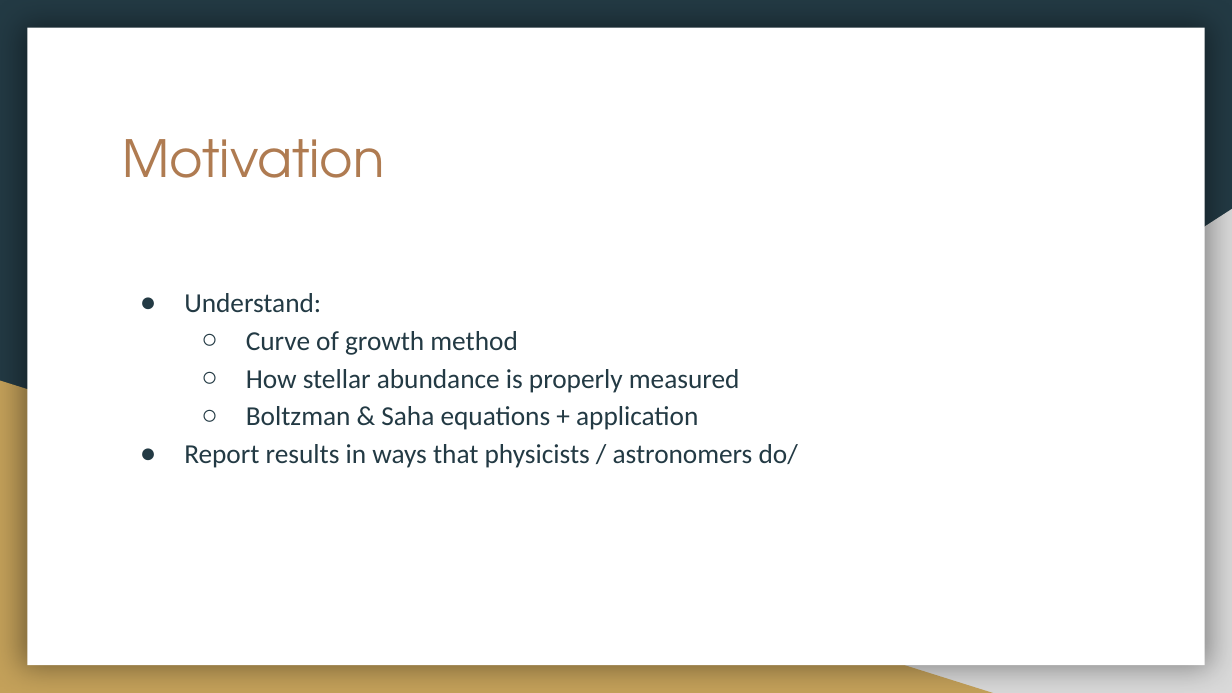
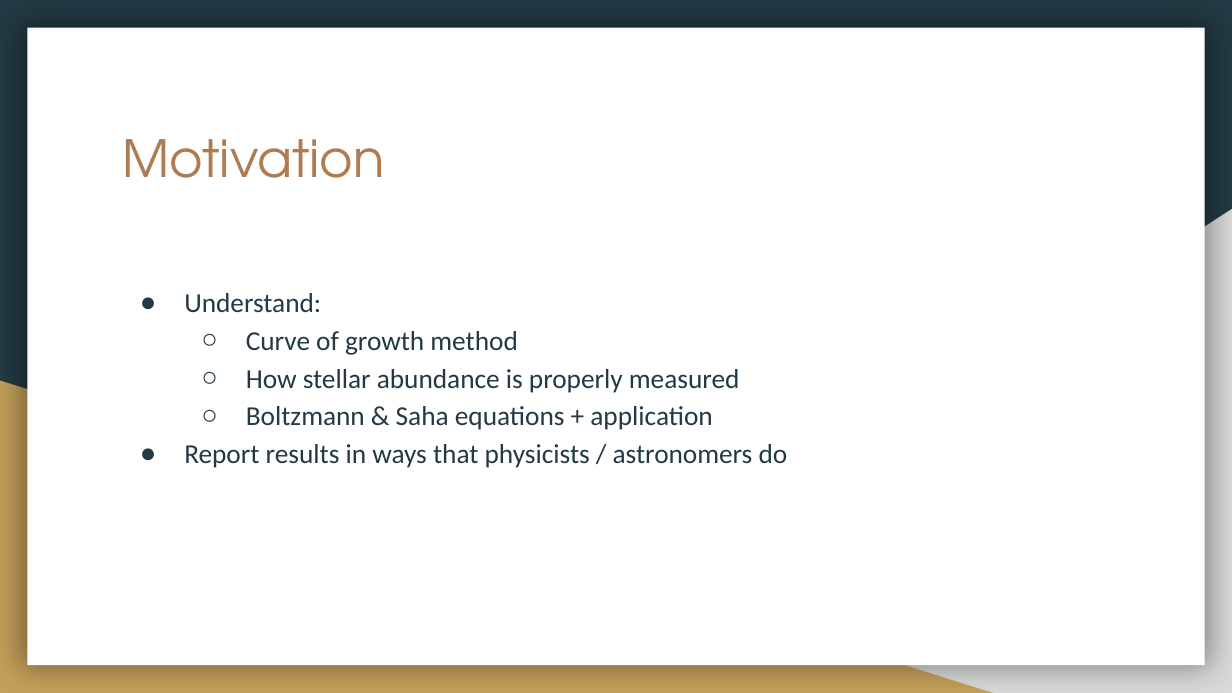
Before and after one commit to sketchemL/Group8-StellarAbundances-ES5205, a slide deck: slide 2 of Project 3 - Measuring Stellar Abundances.pptx. Drawn at 1232x693 pixels with LibreOffice and Linux fonts; fonts in the diff are those of the drawing. Boxes give left, top, right and bottom in pixels: in the first picture for what was removed or moved away, otherwise in the second. Text is boxed around its words. In the diff, an @@ line names an element or a change of style, - is before the commit and + after.

```diff
--- a/Project 3 - Measuring Stellar Abundances.pptx
+++ b/Project 3 - Measuring Stellar Abundances.pptx
@@ text at [184, 406, 788, 468]: text changed @@
-  ○ Boltzman & Saha equations + application
-● Report results in ways that physicists / astronomers do/
+  ○ Boltzmann & Saha equations + application
+● Report results in ways that physicists / astronomers do
```
Also in this commit, not shown: 2 other slides changed, 3 slides added, 3 slides removed.
